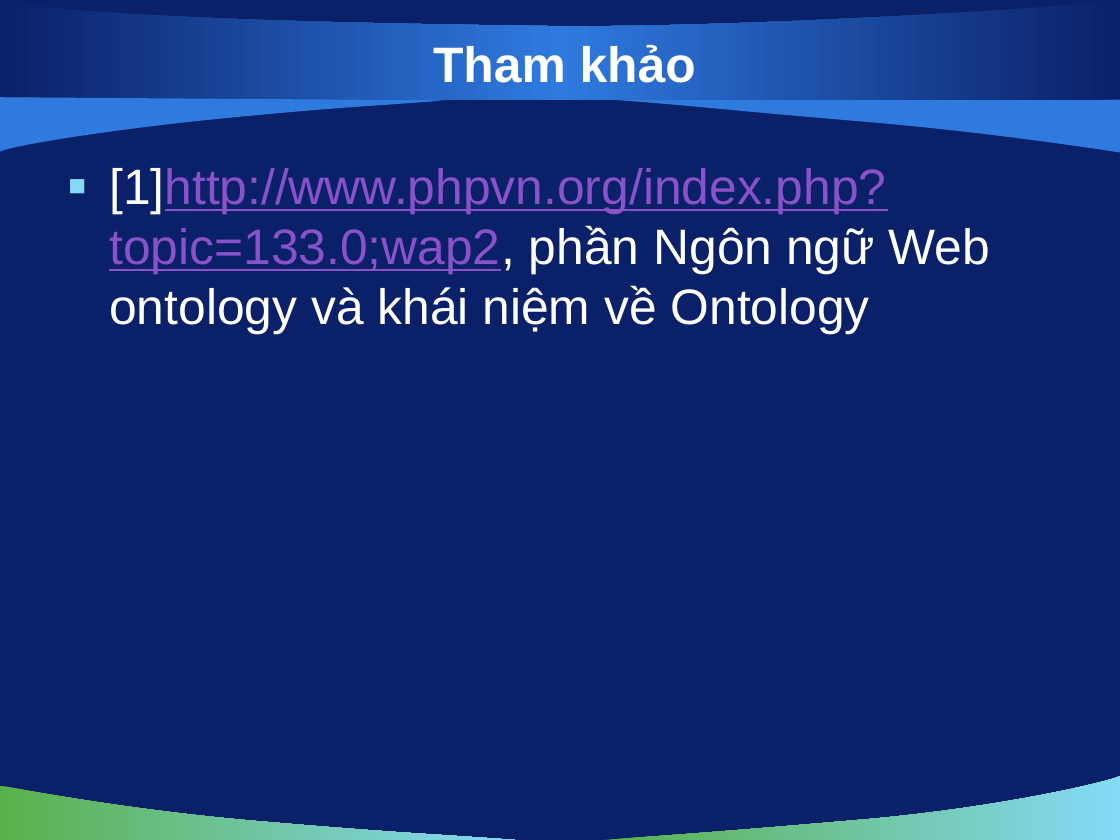
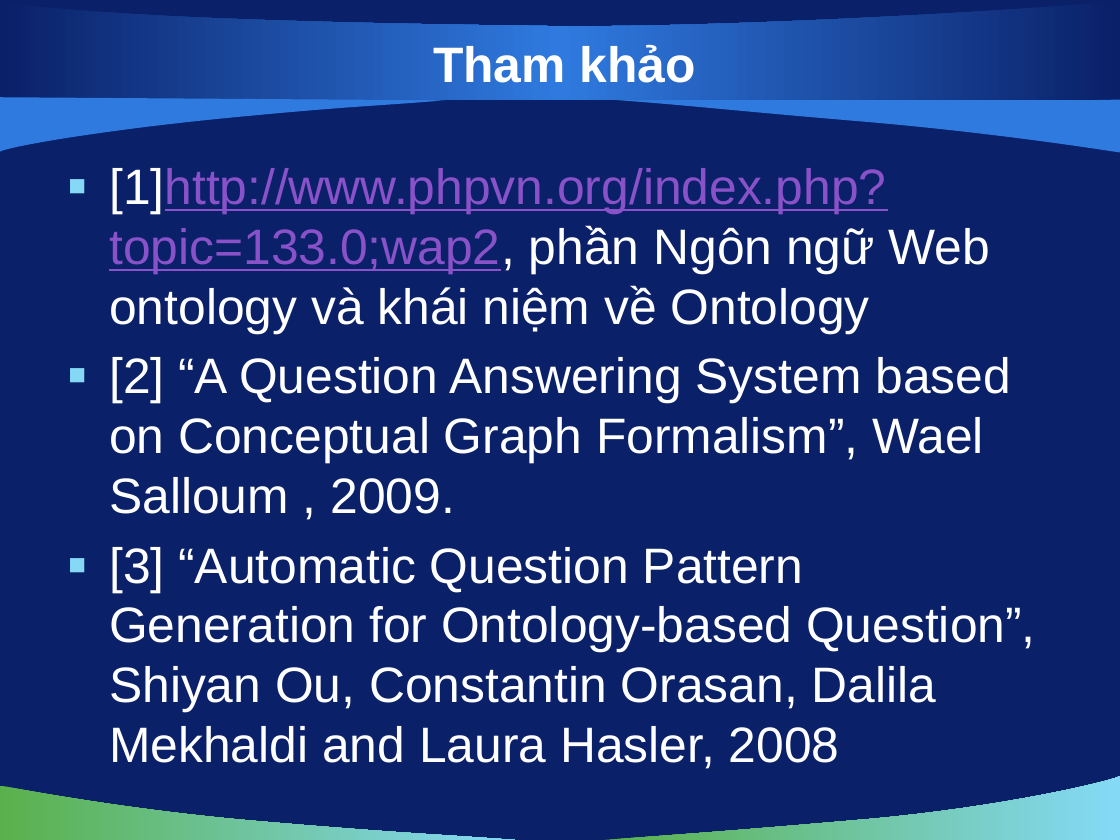
Before and after one commit to vuaviet/filnalproject, a slide deck: slide 22 of De Cuong/De Cuong v0.2.pptx (slide 8 before the commit). Drawn at 1120x840 pixels with LibreOffice and Linux fonts; fonts in the diff are those of the drawing; background and template pictures are left out. Boxes give left, top, right and bottom in pixels: in the first picture for what was removed or moved away, otherwise in the second. Text is boxed around its words. In the diff, an @@ line names an element or a change of style, - is before the commit and + after.

```diff
--- a/De Cuong/De Cuong v0.2.pptx
+++ b/De Cuong/De Cuong v0.2.pptx
@@ text at (109,357,1036,769): paragraphs added @@
+▪ [2] “A Question Answering System based on Conceptual Graph Formalism”, Wael Salloum , 2009.
+▪ [3] “Automatic Question Pattern Generation for Ontology-based Question”, Shiyan Ou, Constantin Orasan, Dalila Mekhaldi and Laura Hasler, 2008
```
Also in this commit, not shown: 1 other slide changed, 15 slides added, 1 other file.
